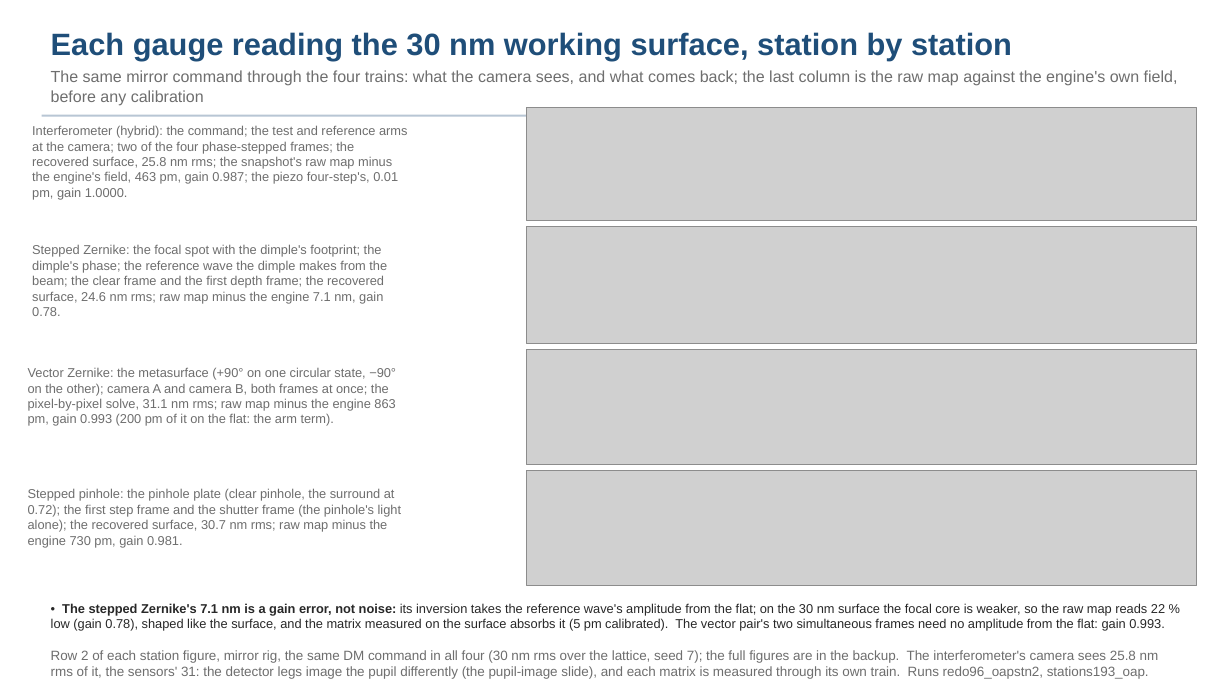
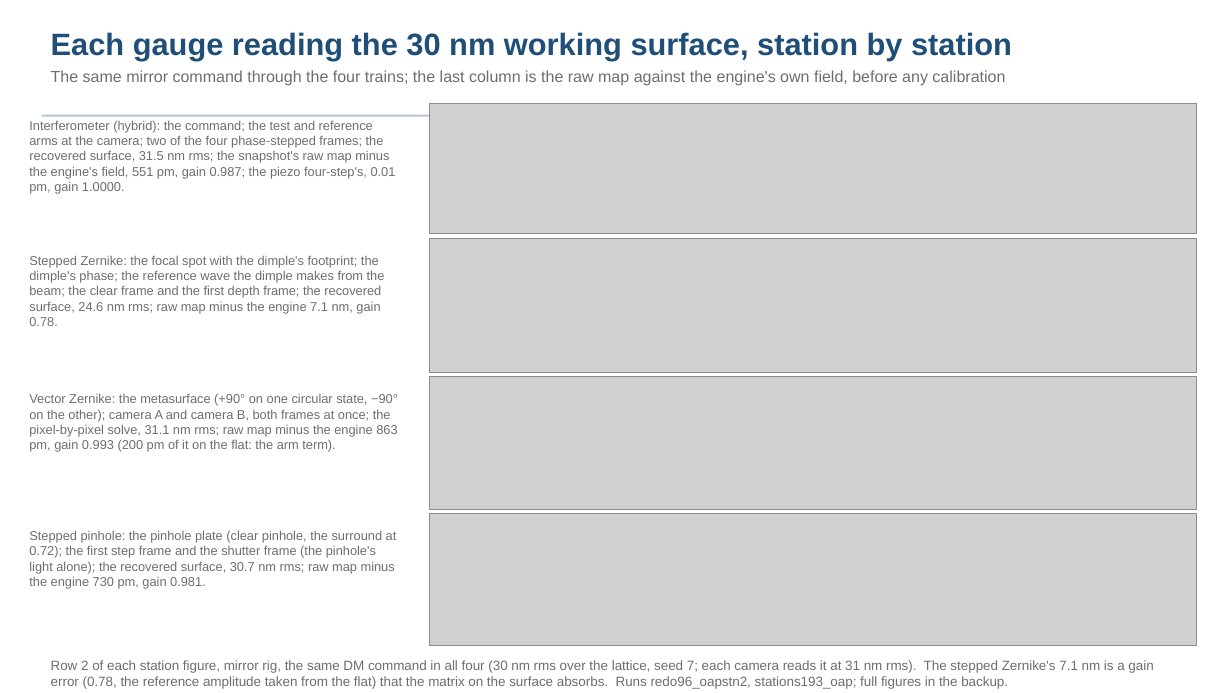
Before and after one commit to nasa-jpl/macos, a slide deck: slide 11 of demo_session/deck_gauges_short.pptx. Drawn at 1232x693 pixels with LibreOffice and Linux fonts; fonts in the diff are those of the drawing; grey boxes stand for pictures. Boxes give left, top, right and bottom in pixels: in the first picture for what was removed or moved away, otherwise in the second. Text is boxed around its words. In the diff, an @@ line names an element or a change of style, - is before the commit and + after.

```diff
--- a/demo_session/deck_gauges_short.pptx
+++ b/demo_session/deck_gauges_short.pptx
@@ text at (51,70,1005,86): text changed @@
-The same mirror command through the four trains: what the camera sees, and what comes back; the last column is the raw map against the engine's own field, before any calibration
+The same mirror command through the four trains; the last column is the raw map against the engine's own field, before any calibration
@@ picture: place and size @@
-picture at (527,107,1197,221)
+picture at (430,104,1197,234)
@@ text at (29,120,396,194): text changed @@
-Interferometer (hybrid): the command; the test and reference arms at the camera; two of the four phase-stepped frames; the recovered surface, 25.8 nm rms; the snapshot's raw map minus the engine's field, 463 pm, gain 0.987; the piezo four-step's, 0.01 pm, gain 1.0000.
+Interferometer (hybrid): the command; the test and reference arms at the camera; two of the four phase-stepped frames; the recovered surface, 31.5 nm rms; the snapshot's raw map minus the engine's field, 551 pm, gain 0.987; the piezo four-step's, 0.01 pm, gain 1.0000.
@@ picture: place and size @@
-picture at (527,226,1197,344)
+picture at (430,238,1197,372)
@@ text "Stepped Zernike: the focal spot ...": place and size @@
-text "Stepped Zernike: the focal spot ..." at (32,244,387,316)
+text "Stepped Zernike: the focal spot ..." at (29,255,385,326)
@@ text "Vector Zernike: the metasurface (+90° ...": place and size @@
-text "Vector Zernike: the metasurface (+90° ..." at (28,367,396,426)
+text "Vector Zernike: the metasurface (+90° ..." at (29,393,398,452)
@@ picture: place and size @@
-picture at (527,349,1197,465)
+picture at (430,377,1197,509)
@@ text "Stepped pinhole: the pinhole plate ..." rewrapped from (28,488,401,547) to (29,530,397,589) @@
@@ picture: place and size @@
-picture at (527,470,1197,586)
+picture at (430,514,1197,646)
@@ text removed at (51,650,1159,679) @@
-Row 2 of each station figure, mirror rig, the same DM command in all four (30 nm rms over the lattice, seed 7); the full figures are in the backup. The interferometer's camera sees 25.8 nm rms of it, the sensors' 31: the detector legs image the pupil differently (the pupil-image slide), and each matrix is measured through its own train. Runs redo96_oapstn2, stations193_oap.
@@ text at (51,660,1153,689): text changed; size 10 to 10.5 pt; text colour #282828 to #6E6E6E @@
-• The stepped Zernike's 7.1 nm is a gain error, not noise: its inversion takes the reference wave's amplitude from the flat; on the 30 nm surface the focal core is weaker, so the raw map reads 22 % low (gain 0.78), shaped like the surface, and the matrix measured on the surface absorbs it (5 pm calibrated). The vector pair's two simultaneous frames need no amplitude from the flat: gain 0.993.
+Row 2 of each station figure, mirror rig, the same DM command in all four (30 nm rms over the lattice, seed 7; each camera reads it at 31 nm rms). The stepped Zernike's 7.1 nm is a gain error (0.78, the reference amplitude taken from the flat) that the matrix on the surface absorbs. Runs redo96_oapstn2, stations193_oap; full figures in the backup.
```
Also in this commit, not shown: 7 other slides changed, 13 other files.
